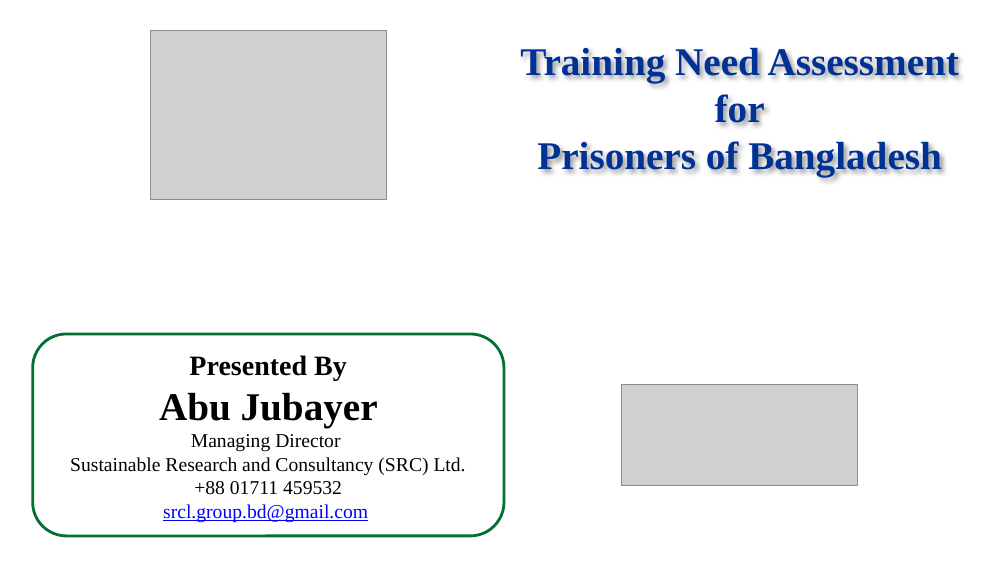
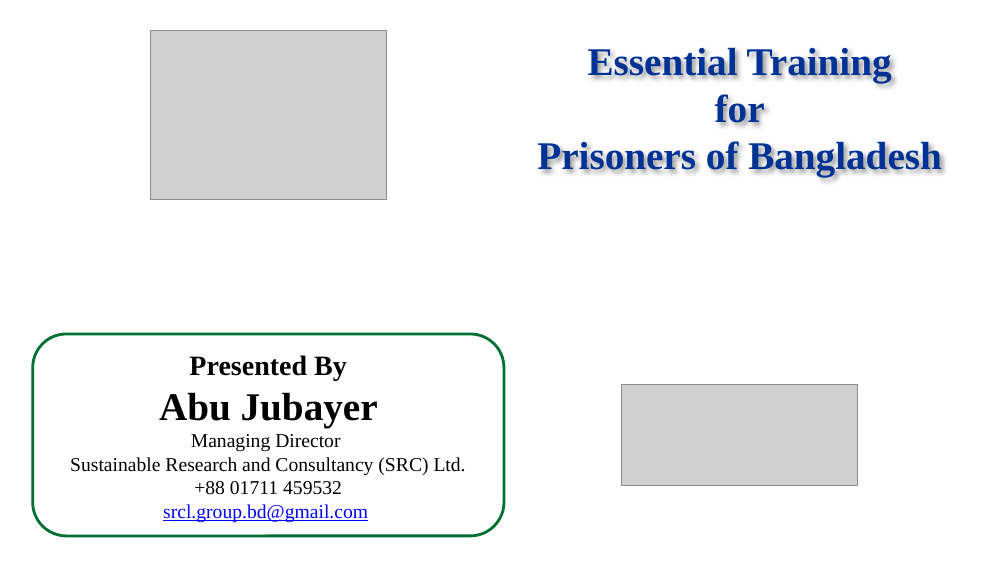
Before and after one commit to Shuvoneel/SRCL, a slide deck: slide 1 of Jail/Jail_Presentation.pptx. Drawn at 1008x567 pixels with LibreOffice and Linux fonts; fonts in the diff are those of the drawing; grey boxes stand for pictures. Boxes give left, top, right and bottom in pixels: in the first picture for what was removed or moved away, otherwise in the second. Text is boxed around its words. In the diff, an @@ line names an element or a change of style, - is before the commit and + after.

```diff
--- a/Jail/Jail_Presentation.pptx
+++ b/Jail/Jail_Presentation.pptx
@@ title at (x1=537, y1=48, x2=942, y2=177): text changed @@
-Training Need Assessment
-for
-Prisoners of Bangladesh
+Essential Training
+for
+Prisoners of Bangladesh
```
Also in this commit, not shown: 7 other files.
